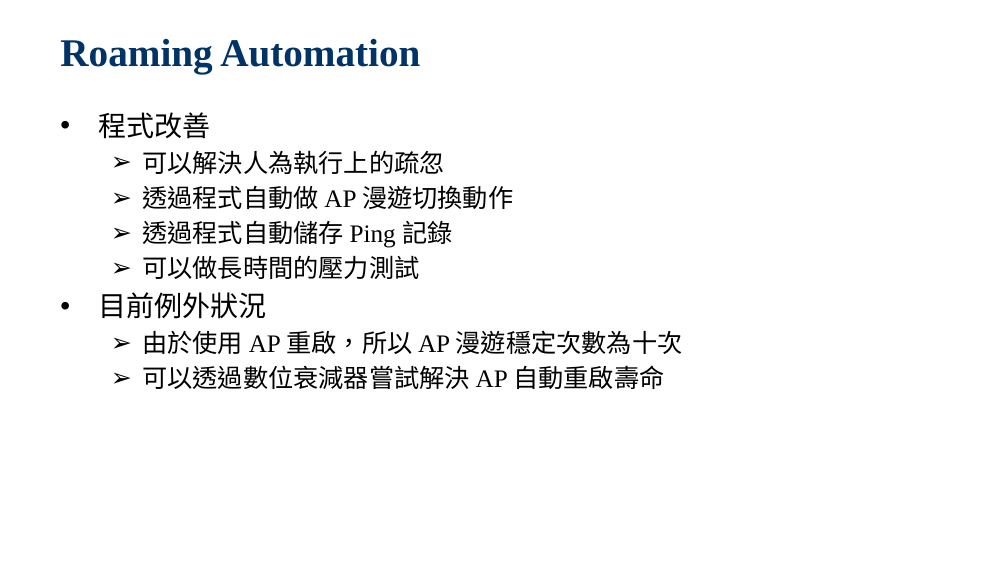
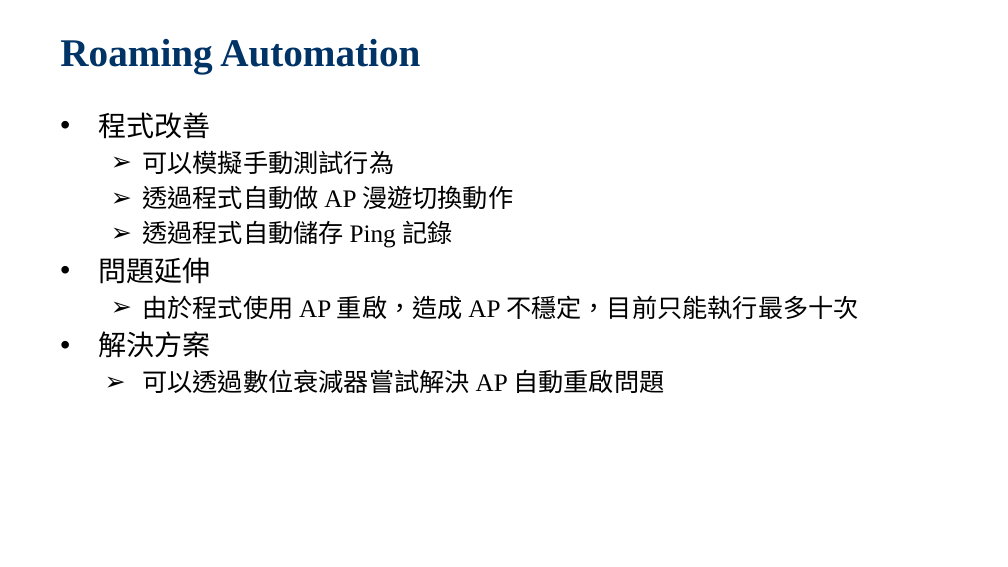
Before and after one commit to jackiejay888/automation, a slide deck: slide 8 of kpi/Automation Testing_Demo/Automation Testing_20200316.pptx. Drawn at 1008x567 pixels with LibreOffice and Linux fonts; fonts in the diff are those of the drawing; background and template pictures are left out. Boxes give left, top, right and bottom in pixels: in the first picture for what was removed or moved away, otherwise in the second. Text is boxed around its words. In the diff, an @@ line names an element or a change of style, - is before the commit and + after.

Commit message:
Update the kpi

```diff
--- a/kpi/Automation Testing_Demo/Automation Testing_20200316.pptx
+++ b/kpi/Automation Testing_Demo/Automation Testing_20200316.pptx
@@ text at (x1=142, y1=150, x2=394, y2=174): text changed @@
-  ➢ 可以解決人為執行上的疏忽
+  ➢ 可以模擬手動測試行為
@@ text at (x1=98, y1=257, x2=859, y2=393): text changed @@
-  ➢ 可以做長時間的壓力測試
-  • 目前例外狀況
-  ➢ 由於使用 AP 重啟，所以 AP 漫遊穩定次數為十次
-  ➢ 可以透過數位衰減器嘗試解決 AP 自動重啟壽命
+  • 問題延伸
+  ➢ 由於程式使用 AP 重啟，造成 AP 不穩定，目前只能執行最多十次
+  • 解決方案
+    ➢ 可以透過數位衰減器嘗試解決 AP 自動重啟問題
```
Also in this commit, not shown: 1 other slide changed.
